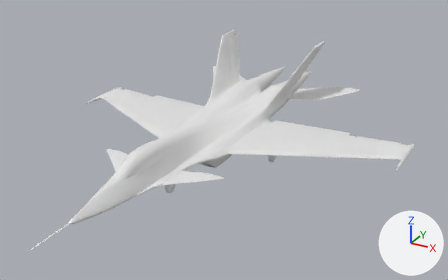
Before and after pictures for a commit that changed the FBX model SF-1/Models/SF-1.fbx.
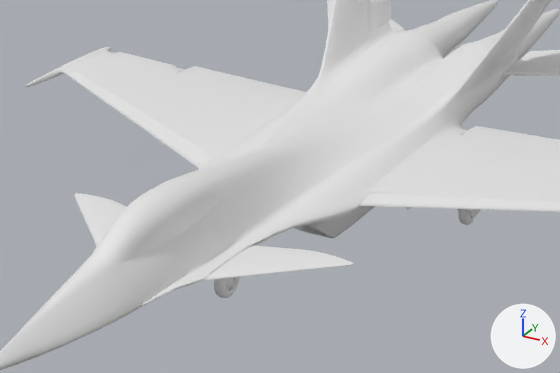
There are two pictures of each version: one whole from a camera (50 mm lens) standing at (13.3, -22.0, 13.0) and looking at (1.0, 0.5, 1.7), one close up on the part from 17% to 69% of the width and 24% to 80% of the height. Lighting does not change. The marker at lower right points along +X, +Y and +Z. Where no turn or scale is listed for an object, it has been applied to the vertices. Vertices at the same position are counted once.

The older version as bpy lines, for what is in view:
```python
me_cube_051 = bpy.data.meshes.new('Cube.051')
me_cube_051.from_pydata(...)  # 2374 vertices, 2161 faces; spans x -0.148..0.251, y -0.319..0.319, z -1.462..0.03
me_plane_041 = bpy.data.meshes.new('Plane.041')
me_plane_041.from_pydata(...)  # 257 vertices, 232 faces; spans x -0.374..0.374, y -0.326..0.969, z -0.375..0.374
me_plane_051 = bpy.data.meshes.new('Plane.051')
me_plane_051.from_pydata(...)  # 151 vertices, 134 faces; spans x -0.5..0.5, y -6.0..-2.84, z 2.38..3.03
ob_canopy = bpy.data.objects.new('Canopy', me_plane_051)
ob_canopy.location = (0.0, 0.0, 0.0)
ob_enginer = bpy.data.objects.new('EngineR', me_plane_041)
ob_enginer.parent = ob_enginerotatoremptyr
ob_enginer.location = (0.0, 0.0, 0.0)
ob_enginer.scale = (1.51, 1.51, 1.51)
ob_leftwheel = bpy.data.objects.new('LeftWheel', me_cube_051)
ob_leftwheel.parent = ob_planebody
ob_leftwheel.location = (2.391, 2.334, 1.671)
ob_leftwheel.rotation_euler = (0.0, 0.000259, 0.0)  # degrees (0, 0, 0)
# also in view: 'RudderR' at (-2.1, 7.1, 3.5); 'SlatsL' at (4.9, 1.3, 1.5); 'FrontWheel.003' at (-0.1, -2.5, 0.7); 'FrontFins' at (0.0, -3.8, 1.8); 'SlatsR' at (-4.9, 1.3, 1.5)
```
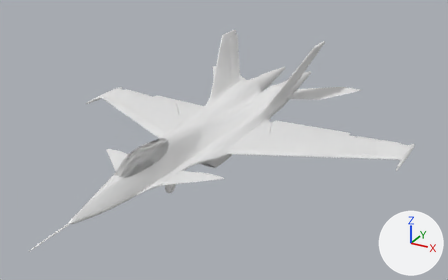
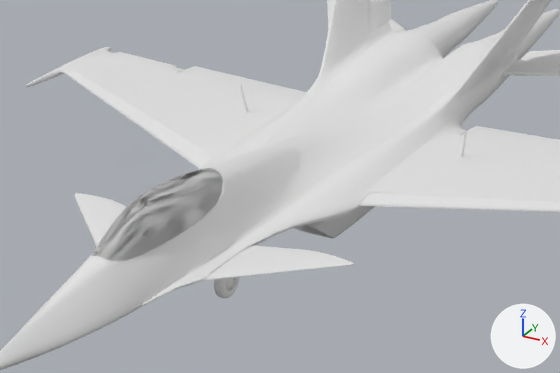
The newer file is also turned or shifted as a whole; pictures and numbers use the older file's frame.

Boxes [x1, y1, x2, y2] around the edits, measured in the close-ups (560 x 373 px):
'LeftWheel', mesh turned (not visible afterwards): before [458, 209, 476, 225]
part 2 of me_plane_051, added: after [83, 168, 225, 269]
part 3 of me_plane_051, added: after [92, 168, 223, 262]
'AirBrake', unchanged, uncovered by the edit: after [213, 145, 300, 195]

Patch to the scene script:
```diff
--- a/SF-1/Models/SF-1.fbx.py
+++ b/SF-1/Models/SF-1.fbx.py
@@ mat_material_001 @@
+mat_material_001 = principled_material('Material.001')
+mat_material_001.base_color = (0.8, 0.8, 0.8)  # white #e7e7e7
@@ mat_material @@
+mat_material = principled_material('Material')
+mat_material.base_color = (0.8, 0.8, 0.8)  # white #e7e7e7
+mat_material.metallic = 1.0
+mat_material.roughness = 0.84
@@ me_plane_051 @@
 # used by ob_canopy; location = (0.0, 0.0, 0.0)
-me_plane_051.from_pydata(...)  # 151 vertices, 134 faces; spans x -0.5..0.5, y -6.0..-2.84, z 2.38..3.03
+me_plane_051.from_pydata(...)  # 388 vertices, 372 faces; spans x -0.51..0.51, y -6.28..-2.83, z 2.38..3.03
+# me_plane_051 part 2: a new loose piece of 132 vertices spanning x -0.51..0.51, y -6.28..-2.83, z 2.38..2.86, in mat_material_001 (white #e7e7e7)
+# me_plane_051 part 3: 105 vertices added at x -0.47..0.47, y -5.67..-3.15, z 2.57..3.03
+me_plane_051.materials.append(mat_material)  # white #e7e7e7
+me_plane_051.materials.append(mat_material_001)  # white #e7e7e7
@@ me_cube_051 @@
 me_cube_051.from_pydata(...)  # 2374 vertices, 2161 faces; spans x -0.148..0.251, y -0.319..0.319, z -1.462..0.03
 # used by ob_leftwheel; parent = ob_planebody; location = (2.391, 2.334, 1.671); rotation_euler = (0.0, 0.000259, 0.0), in degrees (0, 0, 0)
+# me_cube_051 part 1: the whole mesh is turned 77.2 degrees about the y axis through the mesh origin
```
